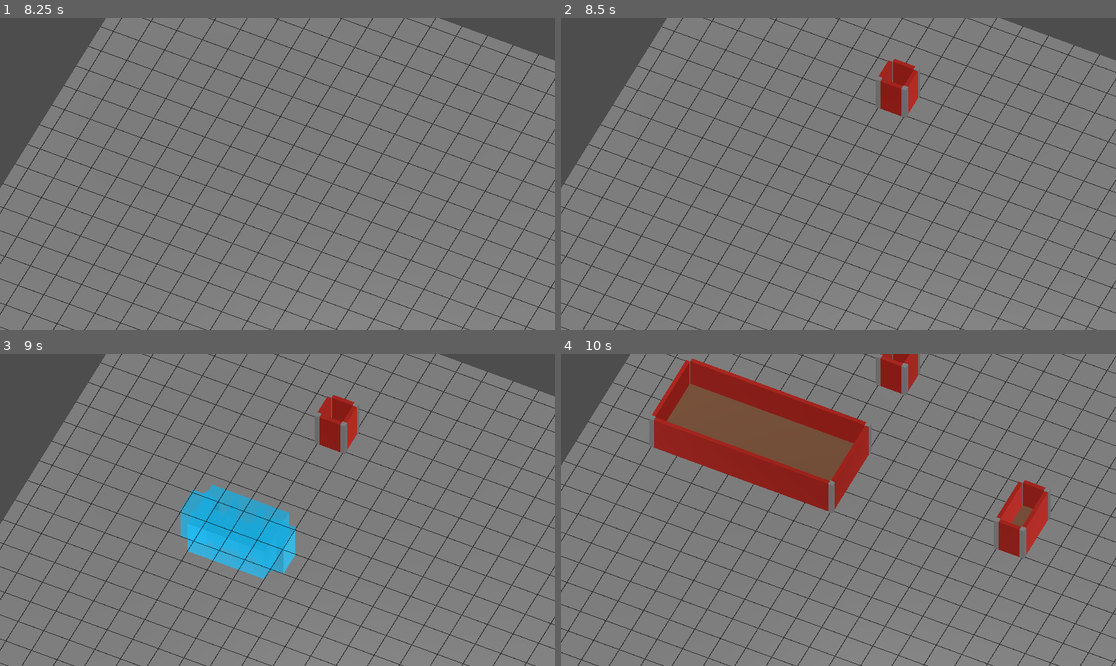
Above: before the commit, frames 1-4 (two rows, left to right).
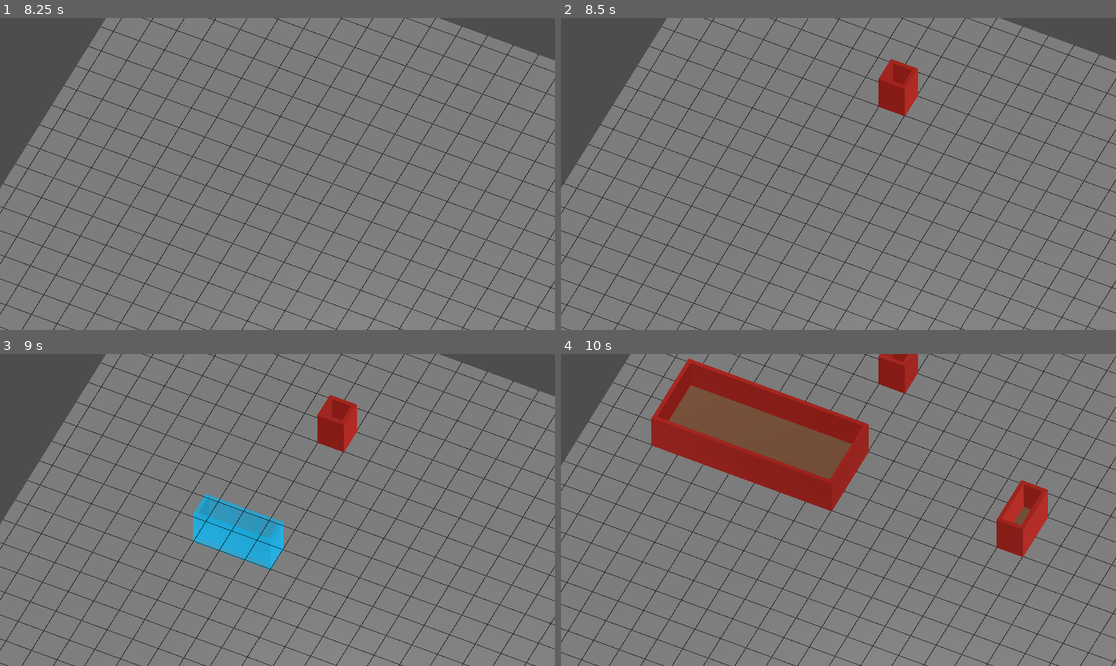
Above: after the commit, the same moments.

Repository: Jackrabbitor/adventure-guild-game
Game: Godot game, scene res://Scenes/main.tscn
Same seed, same stepped clock (60 frames per second), same inputs: the game is played once before the commit and once after it.
Inputs (mouse positions are in pixels of both pictures, inside the frame that each line leads up to):
- Up to frame 1 (8.25 s): tap Enter at 0.5, 2, 3.5 s; move the mouse to (399, 158) at 0.52 s; click (399, 158) at 0.6 s; tap Space at 1.25, 2.75, 4.25 s; drag from (166, 189) to (249, 236) at 1.27 s; move the mouse to (333, 105) at 2.02 s; hold W (camera_forward) 2.03-2.75 s; click (333, 105) at 2.3 s; drag from (249, 236) to (111, 127) at 2.77 s; move the mouse to (444, 220) at 3.52 s; hold D (camera_right) 3.53-4.25 s; click (444, 220) at 3.8 s; drag from (111, 127) to (194, 96) at 4.27 s; move the mouse to (305, 174) at 5.02 s; hold E (camera_rotate_right) 5.03-5.75 s; click (305, 174) at 5.3 s; drag from (194, 96) to (166, 189) at 5.77 s; move the mouse to (399, 158) at 6.52 s; tap Mouse wheel down (camera_zoom_out) at 6.6 s; click (399, 158) at 6.8 s; drag from (166, 189) to (249, 236) at 7.27 s; move the mouse to (333, 105) at 8.02 s; tap B (toggle_build_mode) at 8.1 s
- Up to frame 2 (8.5 s): click (894, 105) at 8.3 s
- Up to frame 3 (9 s): drag from (249, 572) to (111, 463) at 8.77 s
- Up to frame 4 (10 s): move the mouse to (1005, 556) at 9.52 s; hold S (camera_backward) from 9.53 s (still down); click (1005, 556) at 9.8 s

Frame 1 is identical in both runs. In frame 2, 0.3% of the frame differs, in the area x 56-65%, y 13-32%; in frame 3, 2.6%, in the area x 32-65%, y 13-73%; in frame 4, 1.6%.

Commit message:
New Corner Logic
Corners are gone and now walls sit on inside of gride face

Diff:
--- a/Scenes/Preview Materials/PreviewWall.tscn
+++ b/Scenes/Preview Materials/PreviewWall.tscn
@@ -8,6 +8,6 @@
 [node name="PreviewWall" type="Node3D" unique_id=841257056]
 
 [node name="MeshInstance3D" type="MeshInstance3D" parent="." unique_id=608231132]
-transform = Transform3D(1, 0, 0, 0, 1, 0, 0, 0, 1, 0, 1, 0)
+transform = Transform3D(0.15, 0, 0, 0, 1, 0, 0, 0, 1, 0, 1, 0)
 mesh = SubResource("BoxMesh_rurpg")
 surface_material_override/0 = ExtResource("1_1nttx")
--- a/scripts/build_preview_manager.gd
+++ b/scripts/build_preview_manager.gd
@@ -34,6 +34,7 @@
 	var preview_wall: Node3D = preview_wall_scene.instantiate()
 	preview_wall.position = grid_manager.get_wall_world_position(grid_position, direction)
 	preview_wall.rotation_degrees.y = grid_manager.get_wall_y_rotation(direction)
+	preview_wall.scale.z = (grid_manager.cell_size + grid_manager.wall_end_overlap) / grid_manager.cell_size
 
 	add_child(preview_wall)
 	preview_nodes.append(preview_wall)
@@ -56,25 +57,14 @@
 
 	clear_preview()
 
-	var min_x: int = mini(start.x, end.x)
-	var max_x: int = maxi(start.x, end.x)
-	var min_z: int = mini(start.y, end.y)
-	var max_z: int = maxi(start.y, end.y)
+	var layout: Dictionary = grid_manager.get_room_layout(start, end)
 
-	var min_cell := Vector2i(min_x, min_z)
-	var max_cell := Vector2i(max_x, max_z)
+	for floor_position in layout["floors"]:
+		spawn_preview_floor(floor_position)
 
-	for x in range(min_x, max_x + 1):
-		for z in range(min_z, max_z + 1):
-			spawn_preview_floor(Vector2i(x, z))
+	for wall_data in layout["walls"]:
+		spawn_preview_wall(wall_data["cell"], wall_data["direction"])
 
-	for x in range(min_x, max_x + 1):
-		spawn_preview_wall(Vector2i(x, min_z), grid_manager.WallDirection.SOUTH)
-		spawn_preview_wall(Vector2i(x, max_z), grid_manager.WallDirection.NORTH)
-
-	for z in range(min_z, max_z + 1):
-		spawn_preview_wall(Vector2i(min_x, z), grid_manager.WallDirection.WEST)
-		spawn_preview_wall(Vector2i(max_x, z), grid_manager.WallDirection.EAST)
-
-	for corner_position in grid_manager.get_room_corner_lattice_positions(min_cell, max_cell):
-		spawn_preview_corner(corner_position)
+# Indoor room preview does not currently show visible corner posts.
+	# for corner_position in layout["corners"]:
+	# 	spawn_preview_corner(corner_position)
--- a/scripts/grid_manager.gd
+++ b/scripts/grid_manager.gd
@@ -14,11 +14,12 @@
 }
 
 @export_range(0.01, 64.0, 0.01, "or_greater") var cell_size: float = 2.0
-
+@export var wall_thickness: float = 0.15
+@export var wall_inset_padding: float = 0.03
+@export var wall_end_overlap: float = 0.08
 @export var floor_scene: PackedScene
 @export var wall_scene: PackedScene
 @export var corner_scene: PackedScene
-
 @export var build_grid_plane: MeshInstance3D
 
 var floor_types: Dictionary = {}
@@ -99,6 +100,7 @@
 	var new_wall: Node3D = wall_scene.instantiate()
 	new_wall.position = get_wall_world_position(grid_position, direction)
 	new_wall.rotation_degrees.y = get_wall_y_rotation(direction)
+	new_wall.scale.z = (cell_size + wall_end_overlap) / cell_size
 
 	add_child(new_wall)
 	wall_nodes[wall_key] = new_wall
@@ -113,15 +115,17 @@
 	var x_center: float = x_min + half_cell()
 	var z_center: float = z_min + half_cell()
 
+	var inset: float = (wall_thickness * 0.5) + wall_inset_padding
+
 	match direction:
 		WallDirection.NORTH:
-			return Vector3(x_center, 0.0, z_max)
+			return Vector3(x_center, 0.0, z_max - inset)
 		WallDirection.SOUTH:
-			return Vector3(x_center, 0.0, z_min)
+			return Vector3(x_center, 0.0, z_min + inset)
 		WallDirection.EAST:
-			return Vector3(x_max, 0.0, z_center)
+			return Vector3(x_max - inset, 0.0, z_center)
 		WallDirection.WEST:
-			return Vector3(x_min, 0.0, z_center)
+			return Vector3(x_min + inset, 0.0, z_center)
 
 	return cell_center_world(grid_position)
 
@@ -174,3 +178,49 @@
 	corners.append(Vector2i(max_cell.x + 1, max_cell.y + 1))
 
 	return corners
+func get_room_layout(start: Vector2i, end: Vector2i) -> Dictionary:
+	var min_x: int = mini(start.x, end.x)
+	var max_x: int = maxi(start.x, end.x)
+	var min_z: int = mini(start.y, end.y)
+	var max_z: int = maxi(start.y, end.y)
+
+	var floors: Array[Vector2i] = []
+	var walls: Array[Dictionary] = []
+	var corners: Array[Vector2i] = []
+
+	for x in range(min_x, max_x + 1):
+		for z in range(min_z, max_z + 1):
+			floors.append(Vector2i(x, z))
+
+	for x in range(min_x, max_x + 1):
+		walls.append({
+			"cell": Vector2i(x, min_z),
+			"direction": WallDirection.SOUTH
+		})
+
+		walls.append({
+			"cell": Vector2i(x, max_z),
+			"direction": WallDirection.NORTH
+		})
+
+	for z in range(min_z, max_z + 1):
+		walls.append({
+			"cell": Vector2i(min_x, z),
+			"direction": WallDirection.WEST
+		})
+
+		walls.append({
+			"cell": Vector2i(max_x, z),
+			"direction": WallDirection.EAST
+		})
+
+	var min_cell := Vector2i(min_x, min_z)
+	var max_cell := Vector2i(max_x, max_z)
+
+	corners = get_room_corner_lattice_positions(min_cell, max_cell)
+
+	return {
+		"floors": floors,
+		"walls": walls,
+		"corners": corners
+	}
--- a/scripts/room_build_tool.gd
+++ b/scripts/room_build_tool.gd
@@ -86,25 +86,18 @@
 
 
 func build_room(start: Vector2i, end: Vector2i) -> void:
-	var min_x: int = mini(start.x, end.x)
-	var max_x: int = maxi(start.x, end.x)
-	var min_z: int = mini(start.y, end.y)
-	var max_z: int = maxi(start.y, end.y)
+	if grid_manager == null:
+		return
 
-	var min_cell := Vector2i(min_x, min_z)
-	var max_cell := Vector2i(max_x, max_z)
+	var layout: Dictionary = grid_manager.get_room_layout(start, end)
 
-	for x in range(min_x, max_x + 1):
-		for z in range(min_z, max_z + 1):
-			grid_manager.set_floor(Vector2i(x, z))
+	for floor_position in layout["floors"]:
+		grid_manager.set_floor(floor_position)
 
-	for x in range(min_x, max_x + 1):
-		grid_manager.set_wall(Vector2i(x, min_z), grid_manager.WallDirection.SOUTH)
-		grid_manager.set_wall(Vector2i(x, max_z), grid_manager.WallDirection.NORTH)
+	for wall_data in layout["walls"]:
+		grid_manager.set_wall(wall_data["cell"], wall_data["direction"])
 
-	for z in range(min_z, max_z + 1):
-		grid_manager.set_wall(Vector2i(min_x, z), grid_manager.WallDirection.WEST)
-		grid_manager.set_wall(Vector2i(max_x, z), grid_manager.WallDirection.EAST)
-
-	for corner_position in grid_manager.get_room_corner_lattice_positions(min_cell, max_cell):
-		grid_manager.set_corner(corner_position)
+# Indoor rooms do not currently use visible corner posts.
+# Corner layout logic stays in GridManager for future outdoor/structure tools.
+	# for corner_position in layout["corners"]:
+	# 	grid_manager.set_corner(corner_position)
